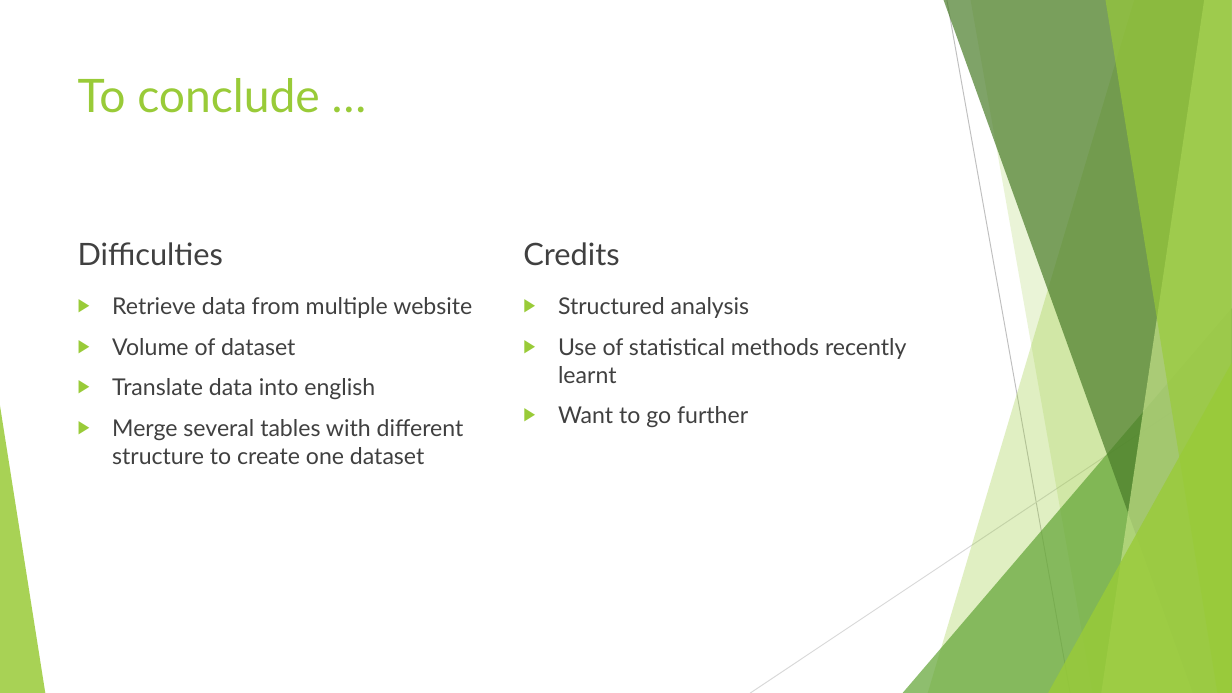
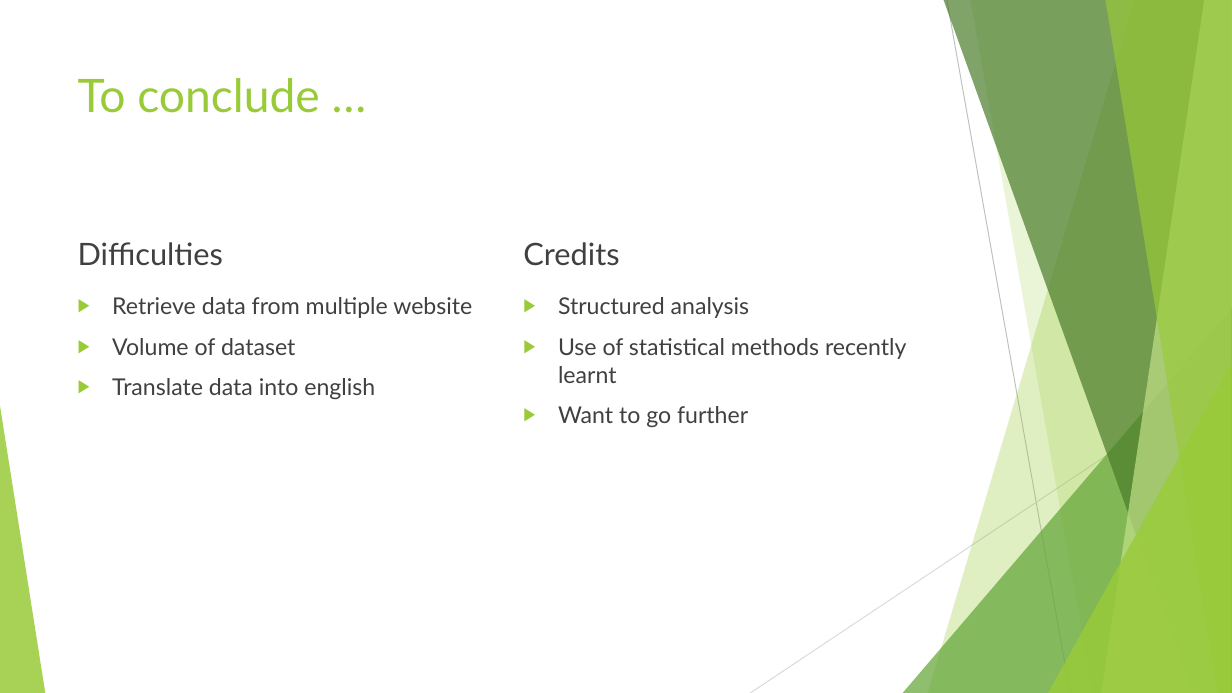
Before and after one commit to jina2020/Projects, a slide deck: slide 15 of Weather and animal data in Mongolia/Weather and animal correlation in Mongolia.pptx (slide 14 before the commit). Drawn at 1232x693 pixels with LibreOffice and Linux fonts; fonts in the diff are those of the drawing. Boxes give left, top, right and bottom in pixels: in the first picture for what was removed or moved away, otherwise in the second. Text is boxed around its words. In the diff, an @@ line names an element or a change of style, - is before the commit and + after.

```diff
--- a/Weather and animal data in Mongolia/Weather and animal correlation in Mongolia.pptx
+++ b/Weather and animal data in Mongolia/Weather and animal correlation in Mongolia.pptx
@@ text at (x1=112, y1=419, x2=464, y2=464): paragraph removed @@
-▶ Merge several tables with different structure to create one dataset
```
Also in this commit, not shown: 1 slide added, 1 other file.
